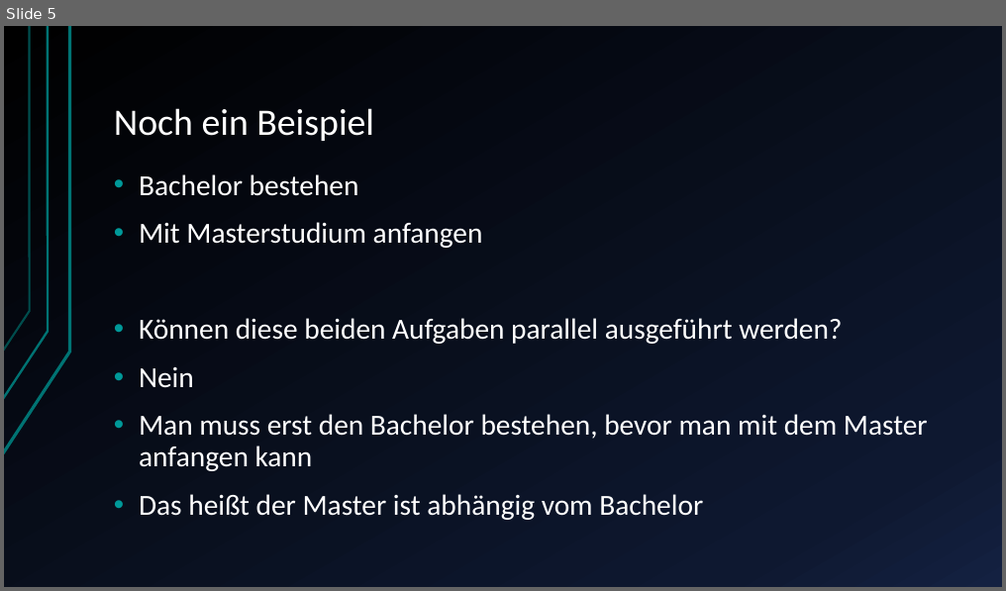
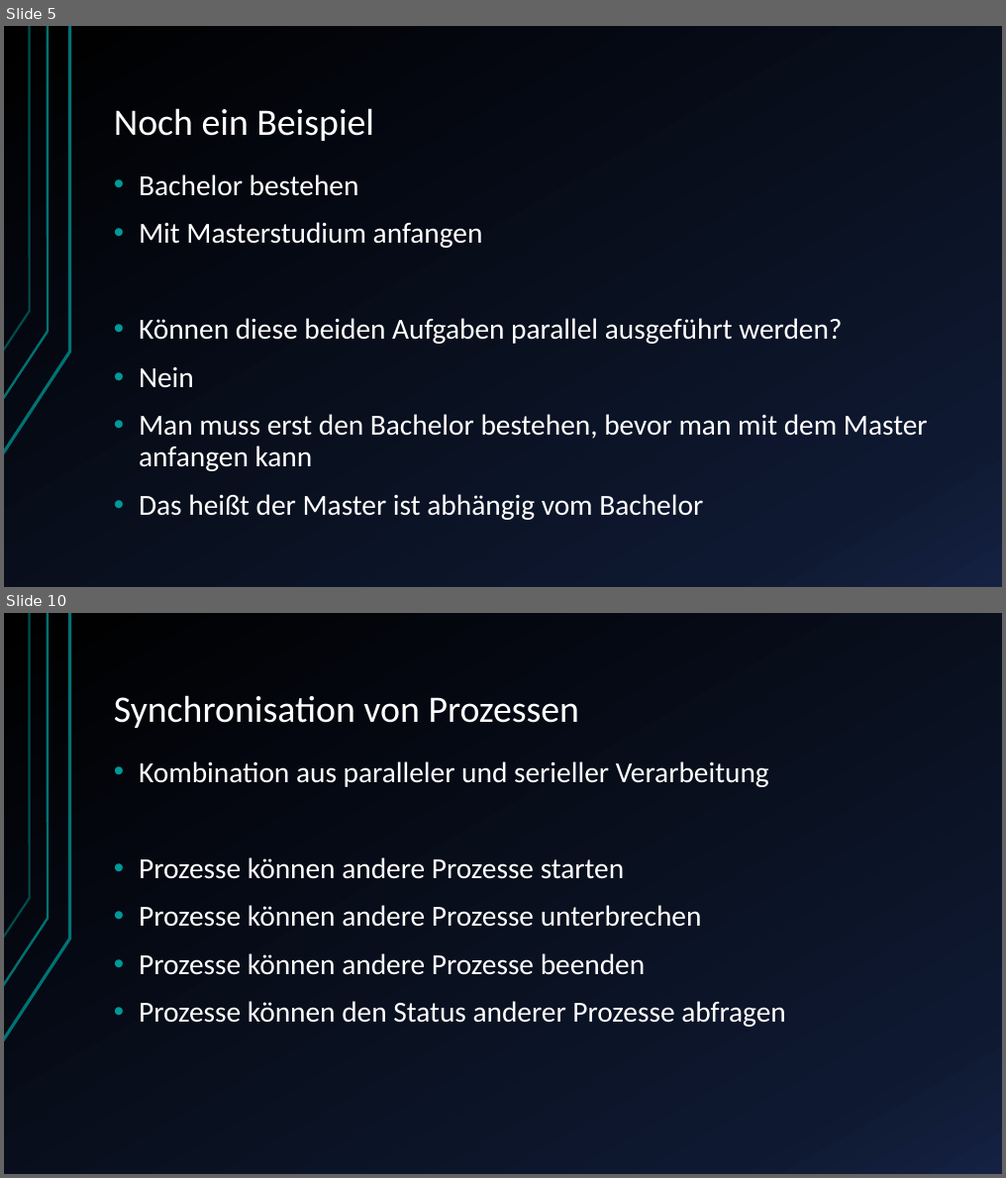
Before and after one commit to JuSteif/Parallelisierung, a slide deck: Ausblick Parallelisierung von Prozessen.pptx. Shown one above the other, each under a label of ours: slide 5 before the commit, slides 5 and 10 after it; the slides between them are not shown. The pictures are 1006x591 and 1006x1178 pixels, drawn with LibreOffice and Linux fonts; fonts in the diff are those of the drawing. Boxes give left, top, right and bottom in pixels: in the first picture for what was removed or moved away, otherwise in the second. Text is boxed around its words. In the diff, an @@ line names an element or a change of style, - is before the commit and + after.

```diff
--- a/Ausblick Parallelisierung von Prozessen.pptx
+++ b/Ausblick Parallelisierung von Prozessen.pptx
@@ slide 10 added at bbox=[4, 613, 1002, 1174], background gradient #000000 to #0F1931 to #142242; not listed: 3 template elements that a slide beside it also shows @@
@@ title added at bbox=[114, 695, 580, 728], 36 pt, text #FFFFFF @@
+Synchronisation von Prozessen
@@ text added at bbox=[139, 761, 786, 1027], 28 pt, text #FFFFFF @@
+• Kombination aus paralleler und serieller Verarbeitung
+• Prozesse können andere Prozesse starten
+• Prozesse können andere Prozesse unterbrechen
+• Prozesse können andere Prozesse beenden
+• Prozesse können den Status anderer Prozesse abfragen
```
Also in this commit, not shown: 7 other slides added.
